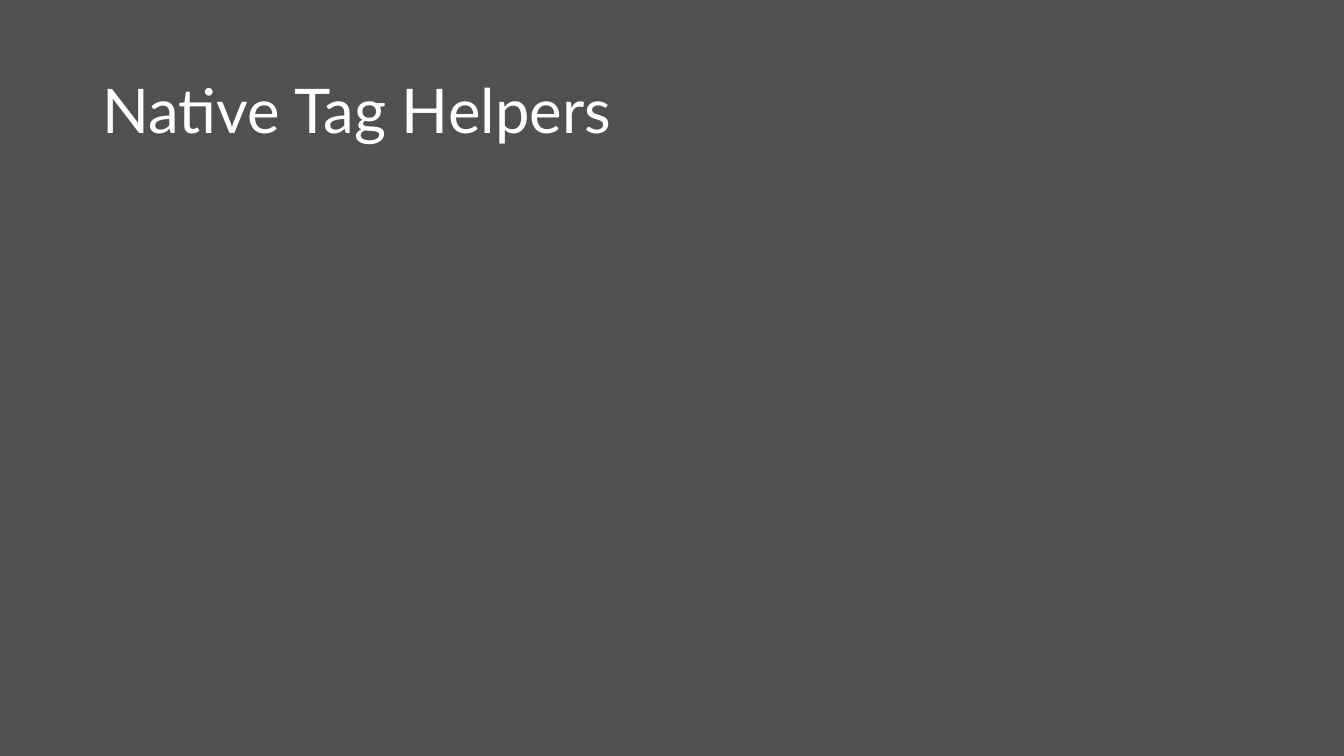
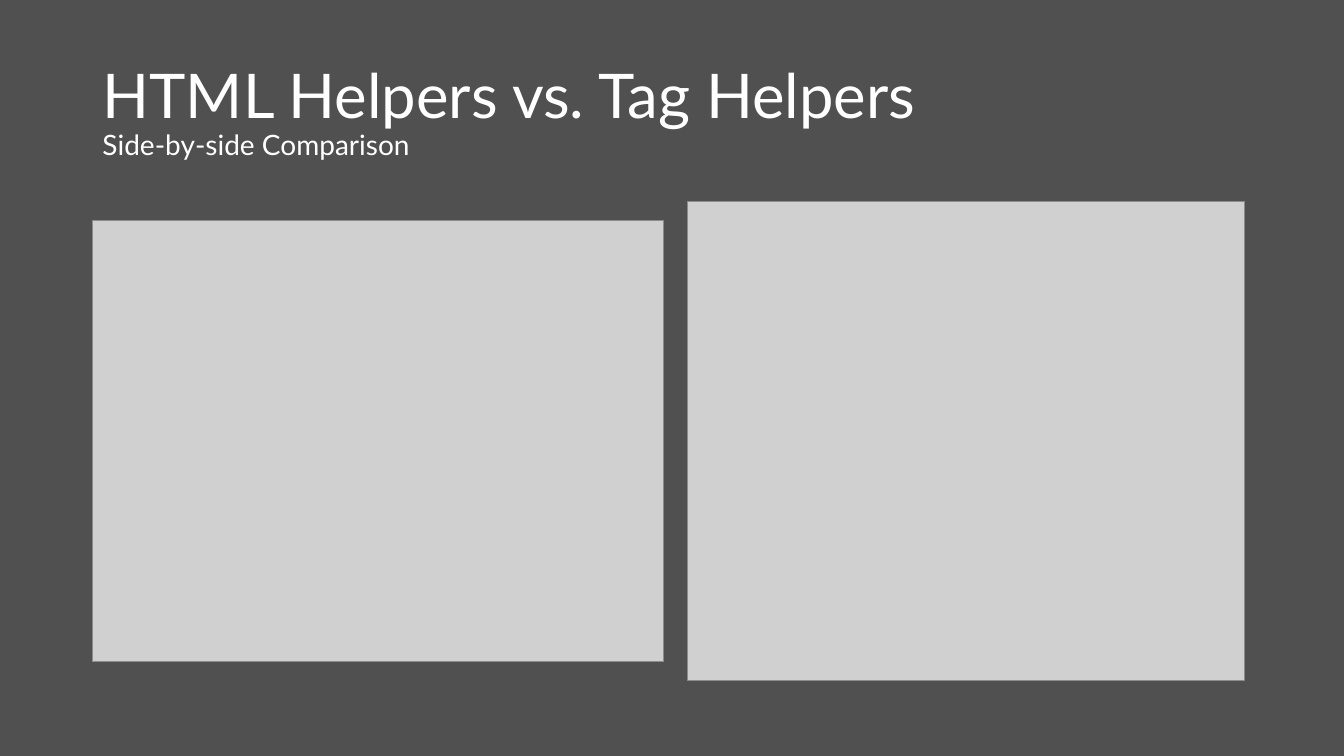
Before and after one commit to scottaddie/slide-decks, a slide deck: slide 9 of Building Reusable UI Components in ASP.NET Core MVC.pptx (slide 8 before the commit). Drawn at 1344x756 pixels with LibreOffice and Linux fonts; fonts in the diff are those of the drawing; grey boxes stand for pictures. Boxes give left, top, right and bottom in pixels: in the first picture for what was removed or moved away, otherwise in the second. Text is boxed around its words. In the diff, an @@ line names an element or a change of style, - is before the commit and + after.

Commit message:
Add HTML Helpers vs. Tag Helpers slide

```diff
--- a/Building Reusable UI Components in ASP.NET Core MVC.pptx
+++ b/Building Reusable UI Components in ASP.NET Core MVC.pptx
@@ title at [102,72,915,160]: text changed @@
-Native Tag Helpers
+HTML Helpers vs. Tag Helpers
+Side-by-side Comparison
@@ picture added at [688,202,1244,682] @@
@@ picture added at [93,221,664,662] @@
```
